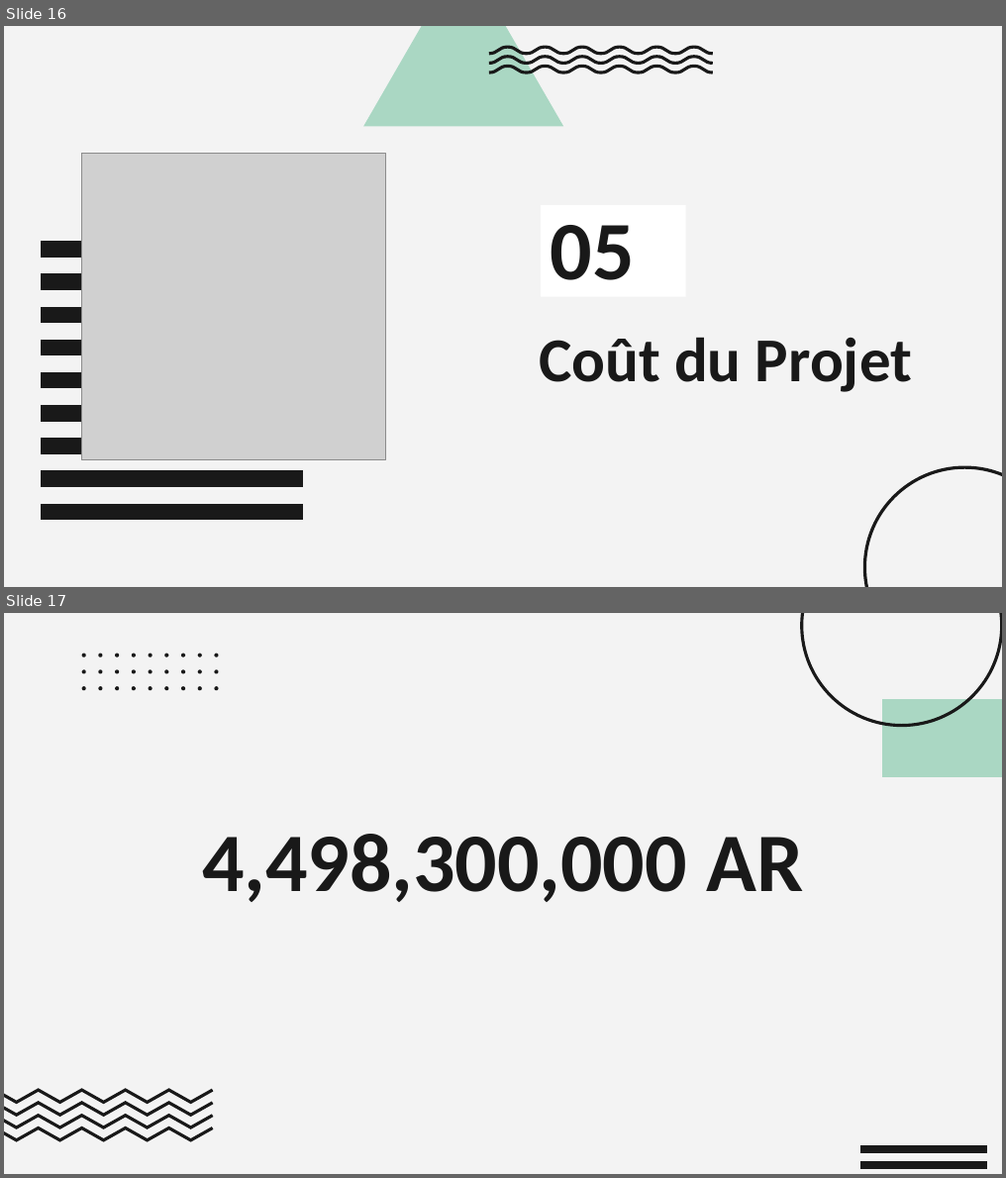
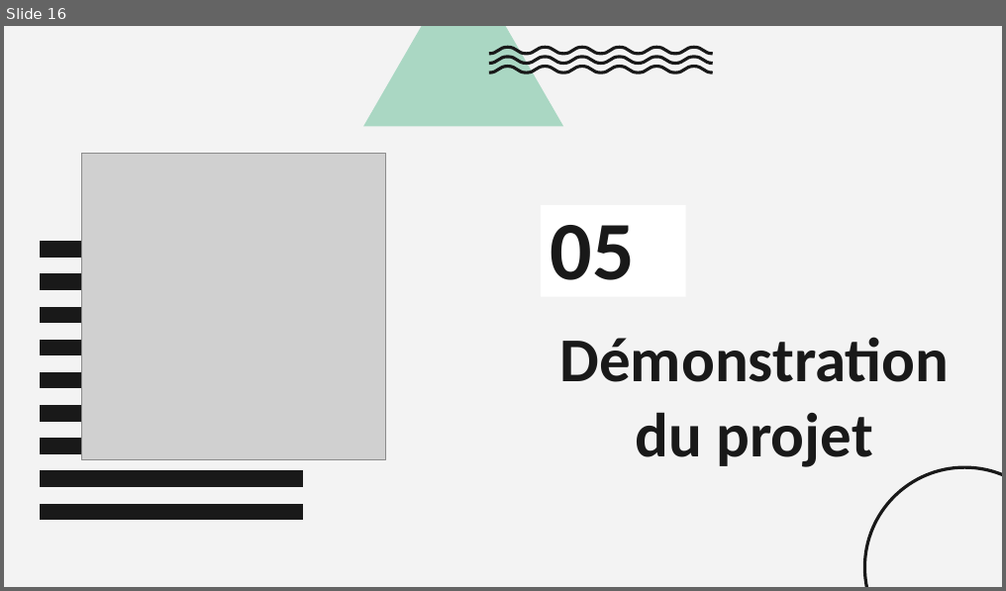
Before and after one commit to KiadyManohisoa/Dry_Fruits-project, a slide deck: documents/slides-mini-soutenances.pptx. Shown one above the other, each under a label of ours: slides 16 and 17 before the commit, slide 16 after it. The pictures are 1006x1178 and 1006x591 pixels, drawn with LibreOffice and Linux fonts; fonts in the diff are those of the drawing; grey boxes stand for pictures. Boxes give left, top, right and bottom in pixels: in the first picture for what was removed or moved away, otherwise in the second. Text is boxed around its words. In the diff, an @@ line names an element or a change of style, - is before the commit and + after.

```diff
--- a/documents/slides-mini-soutenances.pptx
+++ b/documents/slides-mini-soutenances.pptx
@@ slide 17 removed at (x1=4, y1=613, x2=1002, y2=1174), background #F3F3F3 @@
@@ freeform shape removed at (x1=801, y1=613, x2=1001, y2=725) @@
@@ group removed at (x1=82, y1=653, x2=987, y2=1169): 27 ellipses, 2 freeform shapes @@
@@ freeform shape removed at (x1=882, y1=699, x2=1002, y2=776) @@
@@ title removed at (x1=202, y1=834, x2=804, y2=902) @@
-4,498,300,000 AR
@@ group removed at (x1=4, y1=1090, x2=213, y2=1140): 4 freeform shapes @@
@@ slide 16 changed as well @@
@@ title at (x1=560, y1=337, x2=948, y2=468): text changed @@
-Coût du Projet
+Démonstration du projet
```
Also in this commit, not shown: 15 other slides changed, 1 other slide removed, 12 other files.
